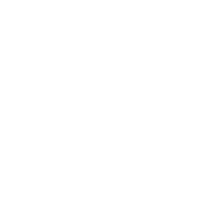
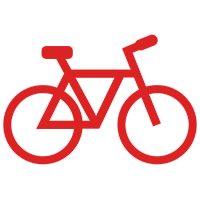
Revision of a layered 200×200 image; what changed, layer by layer:
hid "Layer 1" over [3, 34, 197, 165]
showed "bike Icon Download" over [3, 34, 197, 165]
